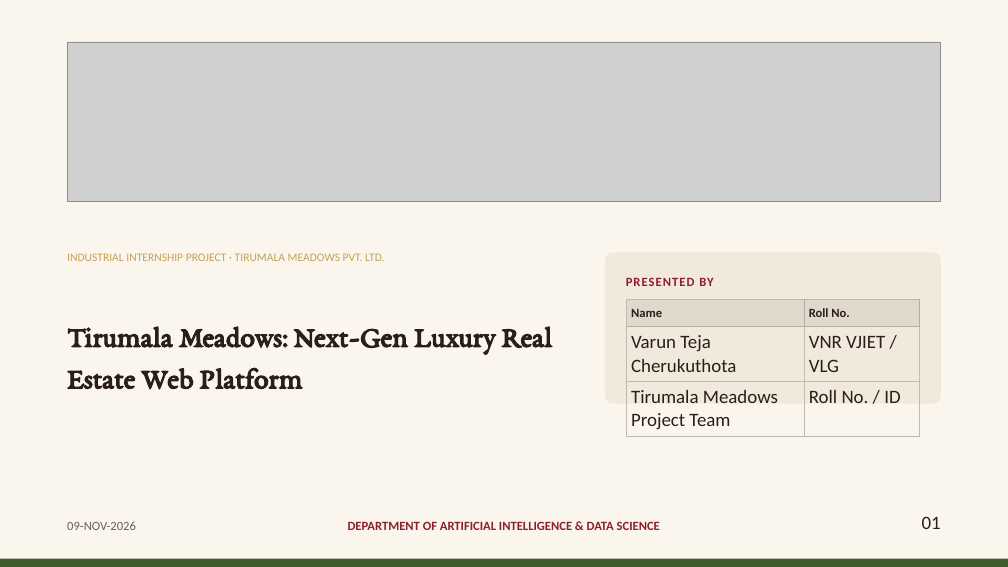
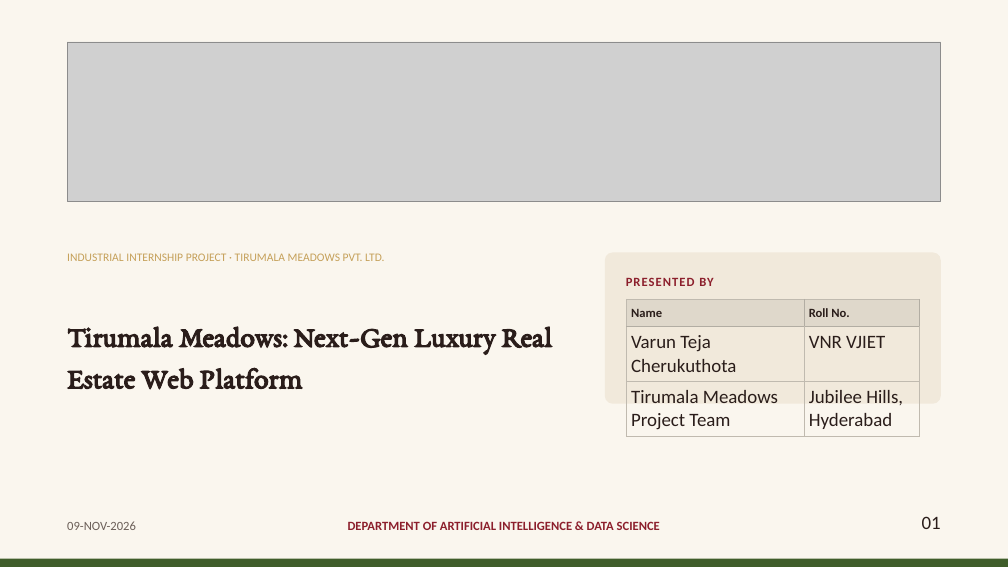
Before and after one commit to vroom0456/tirumala_meadows, a slide deck: slide 1 of Tirumala_Meadows_Internship_Presentation.pptx. Drawn at 1008x567 pixels with LibreOffice and Linux fonts; fonts in the diff are those of the drawing; grey boxes stand for pictures. Boxes give left, top, right and bottom in pixels: in the first picture for what was removed or moved away, otherwise in the second. Text is boxed around its words. In the diff, an @@ line names an element or a change of style, - is before the commit and + after.

```diff
--- a/Tirumala_Meadows_Internship_Presentation.pptx
+++ b/Tirumala_Meadows_Internship_Presentation.pptx
@@ table at box(627, 299, 920, 434) @@
-row 2, column 2: VNR VJIET / VLG
+row 2, column 2: VNR VJIET
-row 3, column 2: Roll No. / ID
+row 3, column 2: Jubilee Hills, Hyderabad
```
Also in this commit, not shown: 2 other slides changed, 1 other file.
